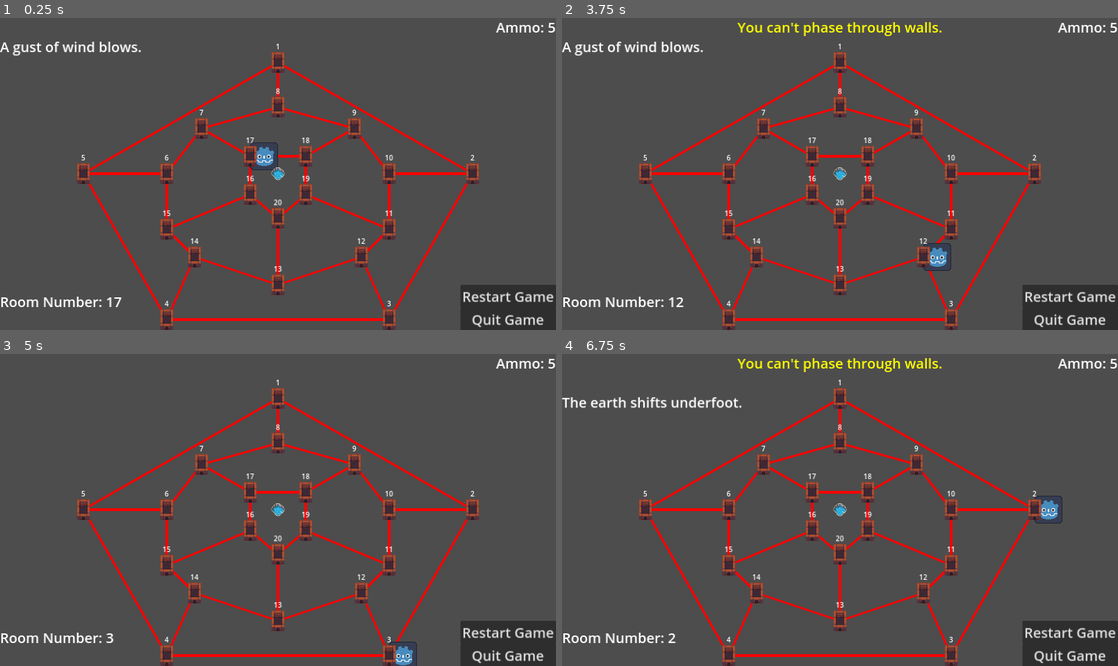
Above: before the commit, frames 1-4 (two rows, left to right).
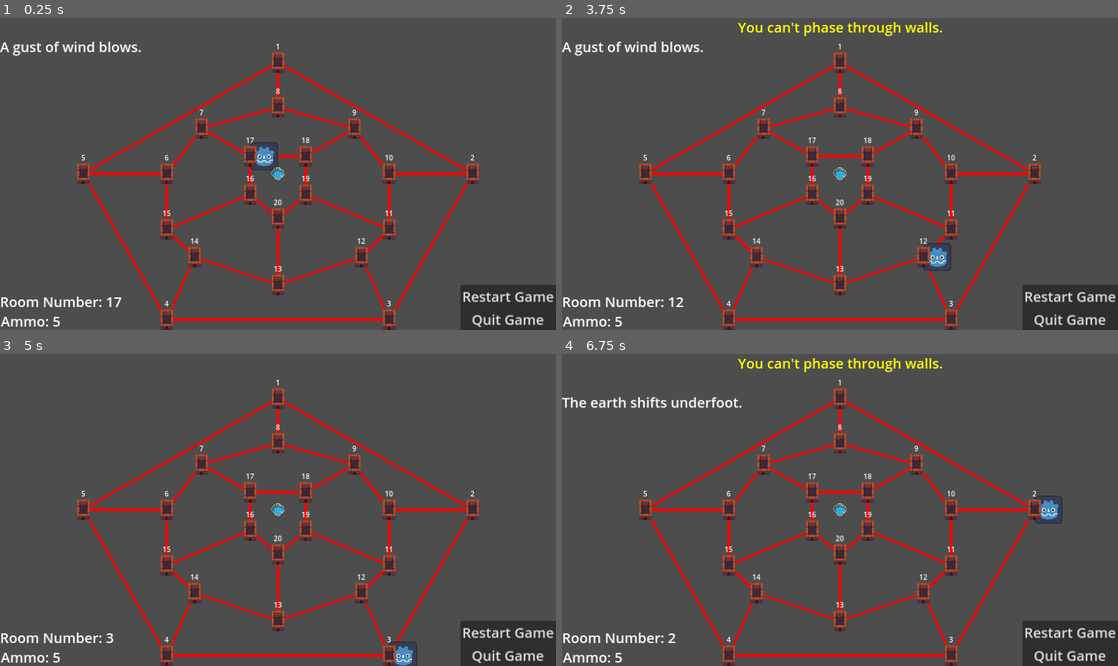
Above: after the commit, the same moments.

Repository: Jayb333/hunt_the_wumpus
Game: Godot game, scene res://scenes/main.tscn
The game is run twice, just before and just after one commit, with the same random seed, the same clock (stepped at 60 frames per second) and the same inputs.
Inputs (mouse positions are in pixels of both pictures, inside the frame that each line leads up to):
- Up to frame 1 (0.25 s): no input
- Up to frame 2 (3.75 s): click "Restart Game" at 0.5 s; click "Restart Game" at 1.25 s; click "Restart Game" at 2 s; tap Enter at 2.75 s; drag from (840, 61) to (1034, 174) at 2.77 s; tap Space at 3.5 s; drag from (1034, 174) to (840, 61) at 3.52 s
- Up to frame 3 (5 s): tap Enter at 4.25 s; move the mouse to (389, 656) at 4.27 s; press the mouse at (389, 656) at 4.28 s; hold Right (ui_right) from 4.28 s (still down)
- Up to frame 4 (6.75 s): release Right (ui_right) at 5 s; release the mouse at (951, 656) at 5 s; tap Space at 5, 6.5 s; drag from (728, 656) to (1034, 510) at 5.02 s; tap Enter at 5.75 s; drag from (645, 510) to (951, 656) at 5.77 s; drag from (728, 510) to (951, 656) at 6.52 s

The runs differ from the first frame. In frame 1, 0.3% of the frame differs, in the area x 0-100%, y 1-99%; in frame 2, 0.7%; in frame 3, 0.3%; in frame 4, 0.7%.

Commit message:
june18-2

Diff:
--- a/scenes/gui.tscn
+++ b/scenes/gui.tscn
@@ -5,6 +5,8 @@
 [node name="GUI" type="Control"]
 layout_mode = 3
 anchors_preset = 0
+size_flags_horizontal = 0
+size_flags_vertical = 4
 script = ExtResource("1_gm7dr")
 
 [node name="NoThreatsLabel" type="Label" parent="."]
@@ -56,17 +58,14 @@
 
 [node name="IllegalActionLabel" type="Label" parent="."]
 layout_mode = 1
-anchors_preset = 8
+anchors_preset = 5
 anchor_left = 0.5
-anchor_top = 0.5
 anchor_right = 0.5
-anchor_bottom = 0.5
-offset_left = -320.0
+offset_left = -92.0
 offset_top = -360.0
-offset_right = 320.0
+offset_right = 93.0
 offset_bottom = -315.0
 grow_horizontal = 2
-grow_vertical = 2
 theme_override_colors/font_color = Color(1, 1, 0, 1)
 theme_override_font_sizes/font_size = 32
 text = "Illegal Move"
@@ -75,14 +74,10 @@
 
 [node name="AmmoLabel" type="Label" parent="."]
 layout_mode = 1
-anchors_preset = 1
-anchor_left = 1.0
-anchor_right = 1.0
-offset_left = 500.0
-offset_top = -360.0
-offset_right = 640.0
-offset_bottom = -315.0
-grow_horizontal = 0
+offset_left = -640.0
+offset_top = 317.0
+offset_right = -500.0
+offset_bottom = 362.0
 theme_override_font_sizes/font_size = 32
 text = "Ammo: X"
 horizontal_alignment = 2
